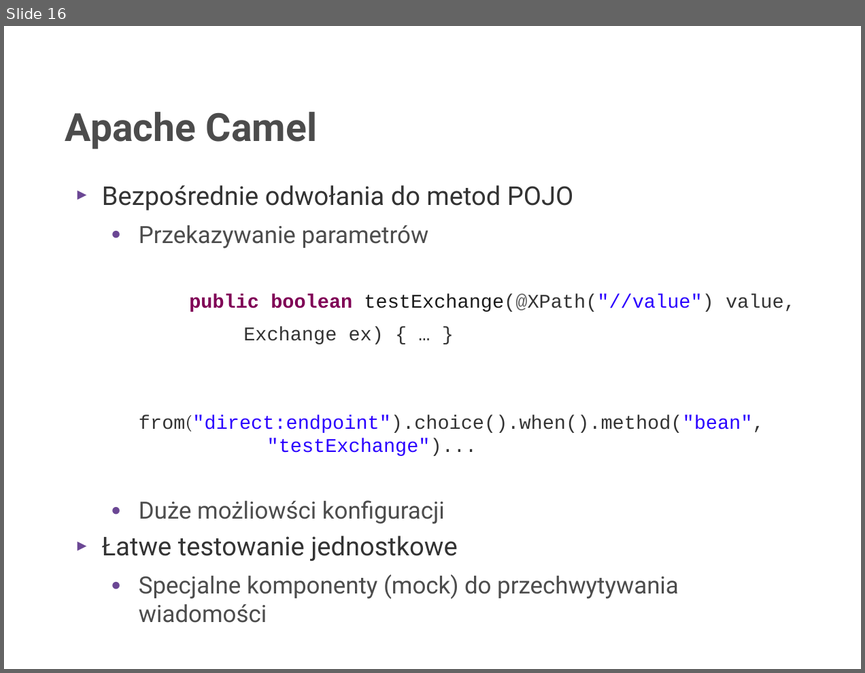
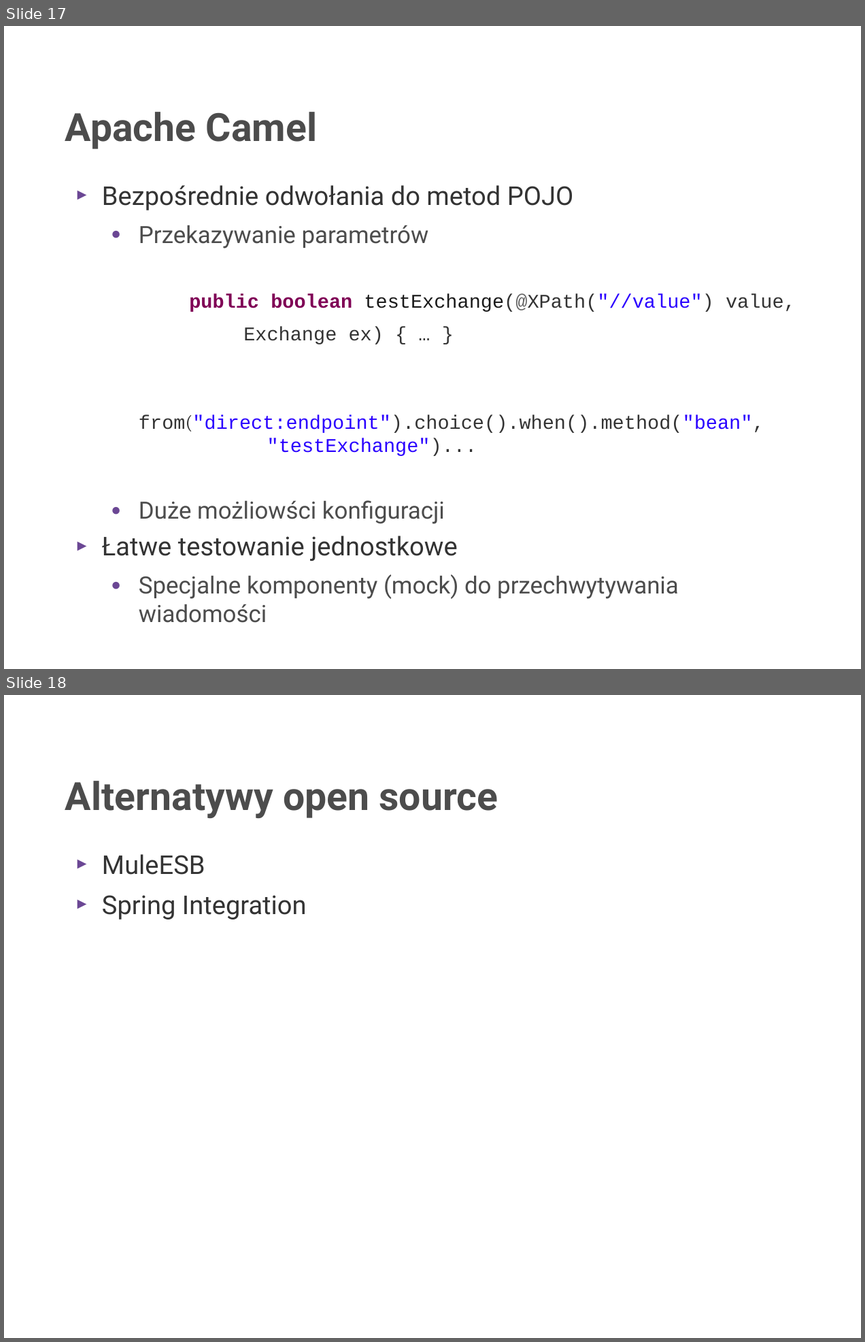
Before and after one commit to rafalrusin/ode-smx-jug, a slide deck: smx.odp. Shown one above the other, each under a label of ours: slide 16 before the commit, slides 17 and 18 after it. The pictures are 865x673 and 865x1342 pixels, drawn with LibreOffice and Linux fonts; fonts in the diff are those of the drawing; background and template pictures are left out. Boxes give left, top, right and bottom in pixels: in the first picture for what was removed or moved away, otherwise in the second. Text is boxed around its words. In the diff, an @@ line names an element or a change of style, - is before the commit and + after.

```diff
--- a/smx.odp
+++ b/smx.odp
@@ slide 18 added at [4, 695, 861, 1338], background picture (left out) @@
@@ title added at [65, 781, 498, 818], 36 pt, text #4C4C4C, bold @@
+Alternatywy open source
@@ text added at [102, 854, 307, 919], 24 pt, text #333333 @@
+► MuleESB
+► Spring Integration
@@ what was slide 16 is now slide 17 @@
```
Also in this commit, not shown: 5 slides changed, 2 other slides added, 2 other files.
